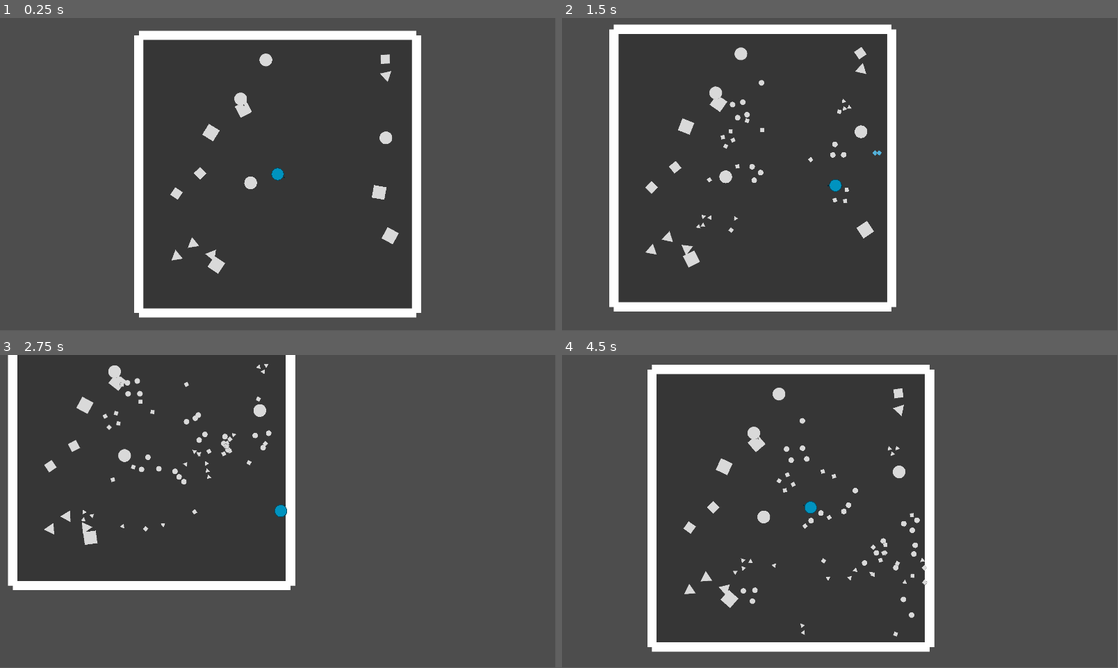
Above: before the commit, frames 1-4 (two rows, left to right).
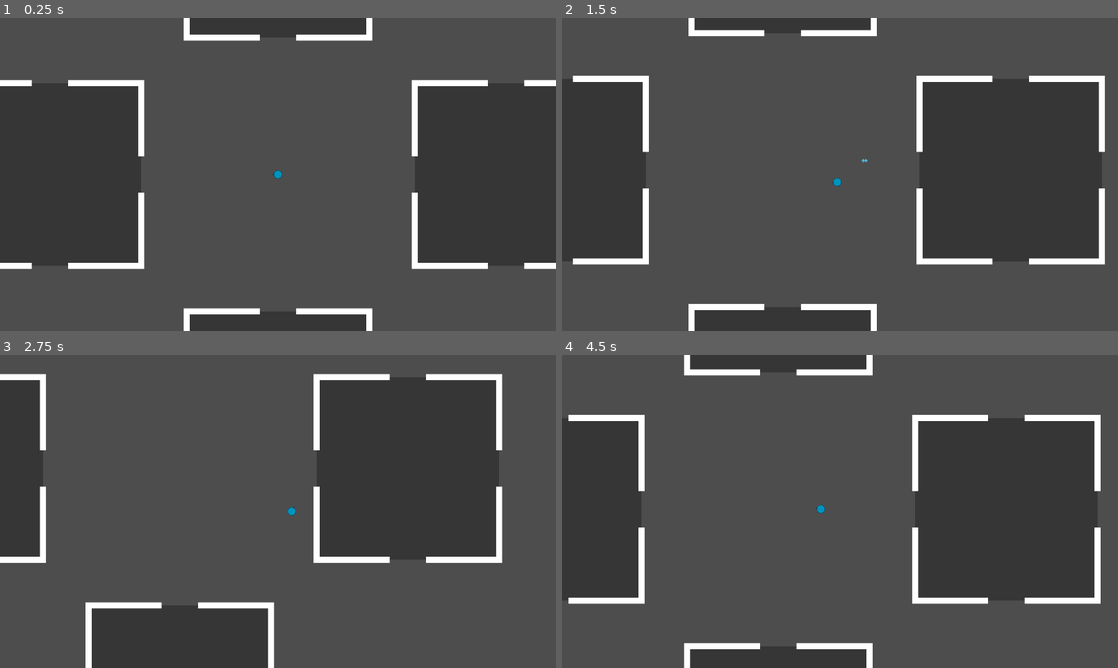
Above: after the commit, the same moments.

Repository: doanryderrhythm/thesis-1-vng-game
Game: Godot game, scene res://scenes/test/player_test_0.tscn
Two runs of this game, one before a commit and one after it. Both use one fixed random seed, a clock stepped at 60 frames per second and the inputs below.
Inputs (mouse positions are in pixels of both pictures, inside the frame that each line leads up to):
- Up to frame 1 (0.25 s): no input
- Up to frame 2 (1.5 s): tap Enter at 0.5 s; move the mouse to (962, 158) at 0.52 s; hold Right (right) 0.53-1.28 s; tap Space (dash) at 0.6, 1.35 s; click (962, 158) at 0.67 s; move the mouse to (728, 190) at 1.27 s; hold Down (down) from 1.28 s (still down)
- Up to frame 3 (2.75 s): move the mouse to (333, 442) at 2.02 s; release Down (down) at 2.03 s; hold Right (right) from 2.03 s (still down); tap Space (dash) at 2.1 s
- Up to frame 4 (4.5 s): move the mouse to (812, 574) at 2.77 s; release Right (right) at 2.78 s; hold Up (up) 2.78-3.53 s; tap Space (dash) at 2.85, 3.6, 4.35 s; click (812, 574) at 2.92 s; move the mouse to (1006, 558) at 3.52 s; hold Left (left) from 3.53 s (still down); move the mouse to (673, 464) at 4.27 s
In our replay, the window is 799x449 before the commit and 800x450 after it. These sizes can differ from the game's own. Grey fills any space a smaller window leaves; there, only what the larger window draws over its background counts as a difference.

The runs differ from the first frame. In frame 1, 7.0% of the frame differs, in the area x 0-100%, y 0-100%; in frame 2, 10%; in frame 3, 9.3%; in frame 4, 10%, in the area x 1-97%, y 0-100%.

Commit message:
Make the system create rooms

Diff:
--- a/untitled-thesis-1-game/project.godot
+++ b/untitled-thesis-1-game/project.godot
@@ -22,8 +22,8 @@
 
 [display]
 
-window/size/viewport_width=1920
-window/size/viewport_height=1080
+window/size/viewport_width=1280
+window/size/viewport_height=720
 
 [input]
 
--- a/untitled-thesis-1-game/scenes/player/player.tscn
+++ b/untitled-thesis-1-game/scenes/player/player.tscn
@@ -9,6 +9,9 @@
 
 [sub_resource type="CircleShape2D" id="CircleShape2D_dovo2"]
 radius = 43.0
+
+[sub_resource type="CircleShape2D" id="CircleShape2D_75vfm"]
+radius = 52.009613
 
 [sub_resource type="CircleShape2D" id="CircleShape2D_p47bc"]
 radius = 52.009613
@@ -35,6 +38,14 @@
 
 [node name="CollisionShape2D" type="CollisionShape2D" parent="." unique_id=1744166195]
 shape = SubResource("CircleShape2D_dovo2")
+
+[node name="StartArea2D" type="Area2D" parent="." unique_id=268927989]
+collision_layer = 2
+collision_mask = 0
+
+[node name="CollisionShape2D" type="CollisionShape2D" parent="StartArea2D" unique_id=1507501069]
+shape = SubResource("CircleShape2D_75vfm")
+debug_color = Color(0, 0.63632345, 0.41024104, 0.41960785)
 
 [node name="HitAreas" type="Node2D" parent="." unique_id=217046150]
 
--- a/untitled-thesis-1-game/scenes/rooms/base_room.tscn
+++ b/untitled-thesis-1-game/scenes/rooms/base_room.tscn
@@ -1,11 +1,16 @@
 [gd_scene format=3 uid="uid://csy031tuegoeb"]
 
+[ext_resource type="Script" uid="uid://dwsmw7jk5xheo" path="res://scripts/room/base_room.gd" id="1_4x8xk"]
 [ext_resource type="Texture2D" uid="uid://crid1aovmbnj1" path="res://sprites/rooms/room_floor.png" id="1_43ixu"]
 
 [sub_resource type="RectangleShape2D" id="RectangleShape2D_43ixu"]
 size = Vector2(200, 200)
 
+[sub_resource type="RectangleShape2D" id="RectangleShape2D_4x8xk"]
+size = Vector2(2250, 2250)
+
 [node name="BaseRoom" type="Node2D" unique_id=1792470563]
+script = ExtResource("1_4x8xk")
 
 [node name="Floor" type="Sprite2D" parent="." unique_id=36058597]
 modulate = Color(0.21230483, 0.21230483, 0.21230483, 1)
@@ -14,46 +19,98 @@
 
 [node name="Walls" type="Node2D" parent="." unique_id=1420746415]
 
-[node name="Left Wall" type="Sprite2D" parent="Walls" unique_id=405796347]
+[node name="LeftWall" type="Node2D" parent="Walls" unique_id=564278159]
 position = Vector2(-1200, 0)
-scale = Vector2(0.4, 12)
+
+[node name="WallA" type="Sprite2D" parent="Walls/LeftWall" unique_id=405796347]
+position = Vector2(0, -740)
+scale = Vector2(0.4, 5)
 texture = ExtResource("1_43ixu")
 
-[node name="StaticBody2D" type="StaticBody2D" parent="Walls/Left Wall" unique_id=1973191555]
+[node name="StaticBody2D" type="StaticBody2D" parent="Walls/LeftWall/WallA" unique_id=1973191555]
 
-[node name="CollisionShape2D" type="CollisionShape2D" parent="Walls/Left Wall/StaticBody2D" unique_id=1561589415]
+[node name="CollisionShape2D" type="CollisionShape2D" parent="Walls/LeftWall/WallA/StaticBody2D" unique_id=1561589415]
 shape = SubResource("RectangleShape2D_43ixu")
 
-[node name="Right Wall" type="Sprite2D" parent="Walls" unique_id=1881871133]
-position = Vector2(1200, 0)
-scale = Vector2(0.4, 12)
+[node name="WallB" type="Sprite2D" parent="Walls/LeftWall" unique_id=1815841605]
+position = Vector2(0, 740)
+scale = Vector2(0.4, 5)
 texture = ExtResource("1_43ixu")
 
-[node name="StaticBody2D" type="StaticBody2D" parent="Walls/Right Wall" unique_id=290142339]
+[node name="StaticBody2D" type="StaticBody2D" parent="Walls/LeftWall/WallB" unique_id=2129198263]
 
-[node name="CollisionShape2D" type="CollisionShape2D" parent="Walls/Right Wall/StaticBody2D" unique_id=316436035]
+[node name="CollisionShape2D" type="CollisionShape2D" parent="Walls/LeftWall/WallB/StaticBody2D" unique_id=624979162]
 shape = SubResource("RectangleShape2D_43ixu")
 
-[node name="Top Wall" type="Sprite2D" parent="Walls" unique_id=2095857546]
+[node name="RightWall" type="Node2D" parent="Walls" unique_id=877586955]
+position = Vector2(1200, 0)
+
+[node name="WallA" type="Sprite2D" parent="Walls/RightWall" unique_id=2115196397]
+position = Vector2(0, -740)
+scale = Vector2(0.4, 5)
+texture = ExtResource("1_43ixu")
+
+[node name="StaticBody2D" type="StaticBody2D" parent="Walls/RightWall/WallA" unique_id=1577977955]
+
+[node name="CollisionShape2D" type="CollisionShape2D" parent="Walls/RightWall/WallA/StaticBody2D" unique_id=1015030184]
+shape = SubResource("RectangleShape2D_43ixu")
+
+[node name="WallB" type="Sprite2D" parent="Walls/RightWall" unique_id=1234793150]
+position = Vector2(0, 740)
+scale = Vector2(0.4, 5)
+texture = ExtResource("1_43ixu")
+
+[node name="StaticBody2D" type="StaticBody2D" parent="Walls/RightWall/WallB" unique_id=2096535800]
+
+[node name="CollisionShape2D" type="CollisionShape2D" parent="Walls/RightWall/WallB/StaticBody2D" unique_id=1259957556]
+shape = SubResource("RectangleShape2D_43ixu")
+
+[node name="TopWall" type="Node2D" parent="Walls" unique_id=1435607398]
 position = Vector2(0, -1200)
 rotation = 1.5707964
-scale = Vector2(0.4, 12)
+
+[node name="WallA" type="Sprite2D" parent="Walls/TopWall" unique_id=1766300139]
+position = Vector2(0, -740)
+scale = Vector2(0.4, 5)
 texture = ExtResource("1_43ixu")
 
-[node name="StaticBody2D" type="StaticBody2D" parent="Walls/Top Wall" unique_id=462537301]
+[node name="StaticBody2D" type="StaticBody2D" parent="Walls/TopWall/WallA" unique_id=716904269]
 
-[node name="CollisionShape2D" type="CollisionShape2D" parent="Walls/Top Wall/StaticBody2D" unique_id=533125750]
+[node name="CollisionShape2D" type="CollisionShape2D" parent="Walls/TopWall/WallA/StaticBody2D" unique_id=345053614]
 shape = SubResource("RectangleShape2D_43ixu")
 
-[node name="Bottom Wall" type="Sprite2D" parent="Walls" unique_id=1966770423]
+[node name="WallB" type="Sprite2D" parent="Walls/TopWall" unique_id=308962573]
+position = Vector2(0, 740)
+scale = Vector2(0.4, 5)
+texture = ExtResource("1_43ixu")
+
+[node name="StaticBody2D" type="StaticBody2D" parent="Walls/TopWall/WallB" unique_id=1323985978]
+
+[node name="CollisionShape2D" type="CollisionShape2D" parent="Walls/TopWall/WallB/StaticBody2D" unique_id=1099167109]
+shape = SubResource("RectangleShape2D_43ixu")
+
+[node name="BottomWall" type="Node2D" parent="Walls" unique_id=973344727]
 position = Vector2(0, 1200)
 rotation = 1.5707964
-scale = Vector2(0.4, 12)
+
+[node name="WallA" type="Sprite2D" parent="Walls/BottomWall" unique_id=1938134495]
+position = Vector2(0, -740)
+scale = Vector2(0.4, 5)
 texture = ExtResource("1_43ixu")
 
-[node name="StaticBody2D" type="StaticBody2D" parent="Walls/Bottom Wall" unique_id=1011662779]
+[node name="StaticBody2D" type="StaticBody2D" parent="Walls/BottomWall/WallA" unique_id=1960000731]
 
-[node name="CollisionShape2D" type="CollisionShape2D" parent="Walls/Bottom Wall/StaticBody2D" unique_id=1516408967]
+[node name="CollisionShape2D" type="CollisionShape2D" parent="Walls/BottomWall/WallA/StaticBody2D" unique_id=1859392212]
+shape = SubResource("RectangleShape2D_43ixu")
+
+[node name="WallB" type="Sprite2D" parent="Walls/BottomWall" unique_id=1420324658]
+position = Vector2(0, 740)
+scale = Vector2(0.4, 5)
+texture = ExtResource("1_43ixu")
+
+[node name="StaticBody2D" type="StaticBody2D" parent="Walls/BottomWall/WallB" unique_id=288507550]
+
+[node name="CollisionShape2D" type="CollisionShape2D" parent="Walls/BottomWall/WallB/StaticBody2D" unique_id=1620215694]
 shape = SubResource("RectangleShape2D_43ixu")
 
 [node name="WayPoints" type="Node2D" parent="." unique_id=131790729]
@@ -63,3 +120,12 @@
 
 [node name="LastPoint" type="Marker2D" parent="WayPoints" unique_id=826193183]
 position = Vector2(1000, 1000)
+
+[node name="StartArea2D" type="Area2D" parent="." unique_id=2126767817]
+collision_layer = 0
+collision_mask = 2
+
+[node name="CollisionShape2D" type="CollisionShape2D" parent="StartArea2D" unique_id=11408061]
+shape = SubResource("RectangleShape2D_4x8xk")
+
+[connection signal="area_entered" from="StartArea2D" to="." method="_on_start_area_2d_area_entered"]
--- a/untitled-thesis-1-game/scenes/test/player_test_0.tscn
+++ b/untitled-thesis-1-game/scenes/test/player_test_0.tscn
@@ -1,16 +1,15 @@
 [gd_scene format=3 uid="uid://b12mx2nbqnqhd"]
 
-[ext_resource type="PackedScene" uid="uid://csy031tuegoeb" path="res://scenes/rooms/base_room.tscn" id="1_7o7u2"]
 [ext_resource type="PackedScene" uid="uid://bmne7bel88n5p" path="res://scenes/player/player.tscn" id="1_vwf23"]
 
 [node name="PlayerTest0" type="Node2D" unique_id=1295586615]
 
-[node name="BaseRoom" parent="." unique_id=1792470563 instance=ExtResource("1_7o7u2")]
+[node name="Rooms" type="Node2D" parent="." unique_id=860197271]
+
+[node name="Enemies" type="Node2D" parent="." unique_id=1806347260]
 
 [node name="Player" parent="." unique_id=556700346 instance=ExtResource("1_vwf23")]
 
 [node name="Camera2D" type="Camera2D" parent="Player" unique_id=625576348]
-zoom = Vector2(0.4, 0.4)
+zoom = Vector2(0.175, 0.175)
 position_smoothing_enabled = true
-
-[node name="Enemies" type="Node2D" parent="." unique_id=1806347260]
--- a/untitled-thesis-1-game/scripts/autoload/game_manager.gd
+++ b/untitled-thesis-1-game/scripts/autoload/game_manager.gd
@@ -13,15 +13,12 @@
 
 var enemy_scenes: Array[PackedScene] = []
 
+var base_room: PackedScene = preload("res://scenes/rooms/base_room.tscn")
+var rooms: Array[Room] = []
+
 func _ready() -> void:
 	set_up_enemies()
-
-	enemies_num = randi_range(5, 20);
-	for i in range(enemies_num):
-		var rand_enemy = enemy_scenes[randi_range(0, enemy_scenes.size() - 1)]
-		var inst_enemy = rand_enemy.instantiate()
-		inst_enemy.position = Vector2(randf_range(-1000, 1000), randf_range(-1000, 1000))
-		get_tree().current_scene.add_child(inst_enemy)
+	create_available_rooms(0, 0)
 	pass
 
 func set_up_enemies() -> void:
@@ -50,3 +47,58 @@
 			file_name = dir.get_next()
 
 		dir.list_dir_end()
+
+func spawn_enemies(first_point: Vector2, last_point: Vector2) -> void:
+	var parent = get_tree().current_scene.find_child(ValueStorer.enemies_node)
+	if parent == null:
+		push_error("Enemies node not found!")
+		return
+
+	enemies_num = randi_range(min_enemies_num, max_enemies_num);
+	for i in range(enemies_num):
+		var rand_enemy = enemy_scenes[randi_range(0, enemy_scenes.size() - 1)]
+		var inst_enemy = rand_enemy.instantiate()
+		inst_enemy.position = Vector2(
+			randf_range(first_point.x, first_point.y),
+			randf_range(last_point.x, last_point.y))
+		parent.call_deferred("add_child", inst_enemy)
+
+func create_room(id_x: int, id_y: int) -> void:
+	var parent = get_tree().current_scene.find_child(ValueStorer.rooms_node)
+	if parent == null:
+		push_error("Rooms node not found!")
+		return
+
+	var new_room = base_room.instantiate()
+	new_room.init_detail(id_x, id_y)
+	parent.call_deferred("add_child", new_room)
+
+func create_available_rooms(id_x: int, id_y: int) -> void:
+	var is_left_available: bool = true
+	var is_right_available: bool = true
+	var is_up_available: bool = true
+	var is_down_available: bool = true
+
+	for room in rooms:
+		if id_x == room.id_x and id_y == room.id_y:
+			continue
+
+		if id_x == room.id_x:
+			if id_y - 1 == room.id_y:
+				is_down_available = false
+			elif id_y + 1 == room.id_y:
+				is_up_available = false
+		elif id_y == room.id_y:
+			if id_x - 1 == room.id_x:
+				is_left_available = false
+			elif id_x + 1 == room.id_x:
+				is_right_available = false
+
+	if is_left_available:
+		create_room(id_x - 1, id_y)
+	if is_right_available:
+		create_room(id_x + 1, id_y)
+	if is_up_available:
+		create_room(id_x, id_y + 1)
+	if is_down_available:
+		create_room(id_x, id_y - 1)
--- a/untitled-thesis-1-game/scripts/autoload/value_storer.gd
+++ b/untitled-thesis-1-game/scripts/autoload/value_storer.gd
@@ -6,6 +6,10 @@
 var key_up: String = "up"
 var key_down: String = "down"
 var key_dash: String = "dash"
+
+# NODE NAMES
+var rooms_node: String = "Rooms"
+var enemies_node: String = "Enemies"
 
 # VALUES
 var velocity: float = 1000.0
@@ -19,3 +23,6 @@
 # BULLETS
 var bullet_min_angular_velocity: float = -6.0
 var bullet_max_angular_velocity: float = 6.0
+
+# ROOM
+var room_distance: float = 3000.0
--- /dev/null
+++ b/untitled-thesis-1-game/scripts/room/base_room.gd
@@ -0,0 +1,20 @@
+extends Node2D
+class_name Room
+
+var id_x: int
+var id_y: int
+
+var is_executed: bool
+
+func _ready() -> void:
+	pass
+
+func init_detail(_id_x: int, _id_y: int) -> void:
+	id_x = _id_x
+	id_y = _id_y
+	position = ValueStorer.room_distance * Vector2(float(id_x), float(id_y))
+	is_executed = false
+
+func _on_start_area_2d_area_entered(_area: Area2D) -> void:
+	GameManager.create_available_rooms(id_x, id_y)
+	pass # Replace with function body.
Not shown, added: untitled-thesis-1-game/scripts/room/base_room.gd.uid
